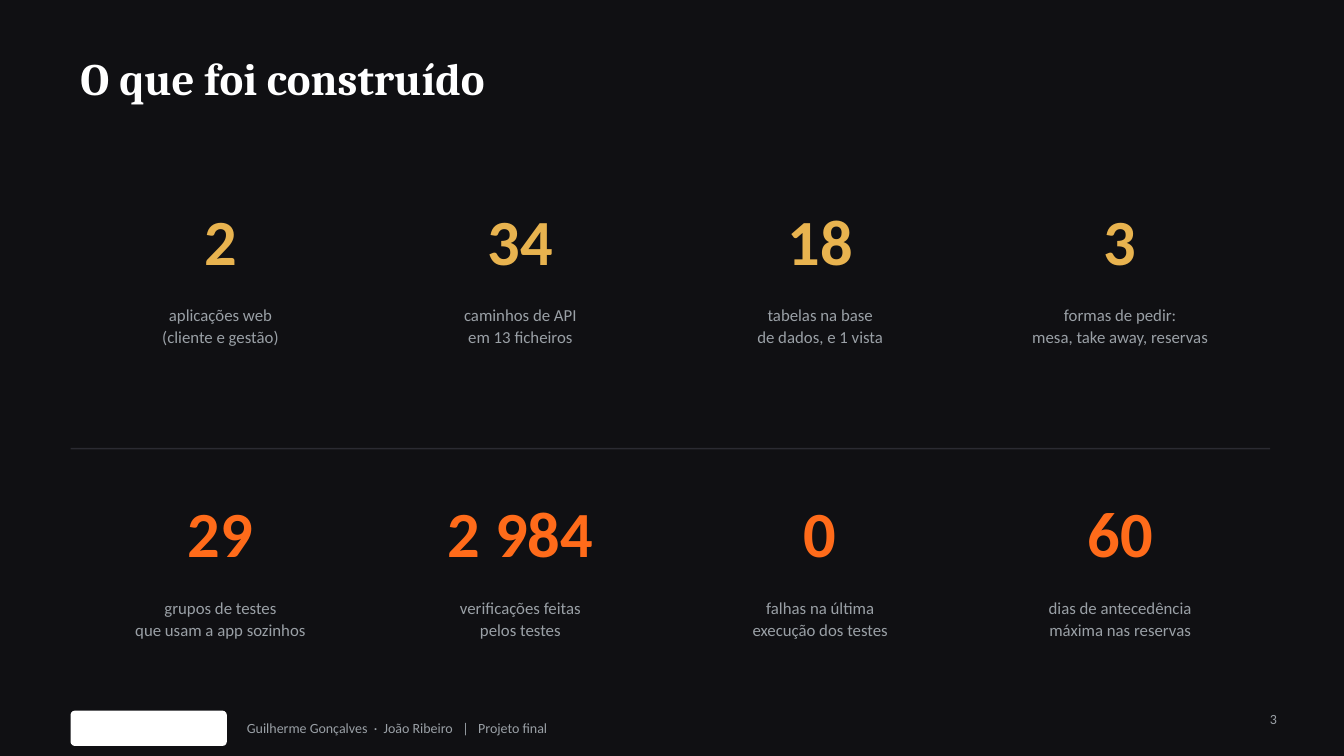
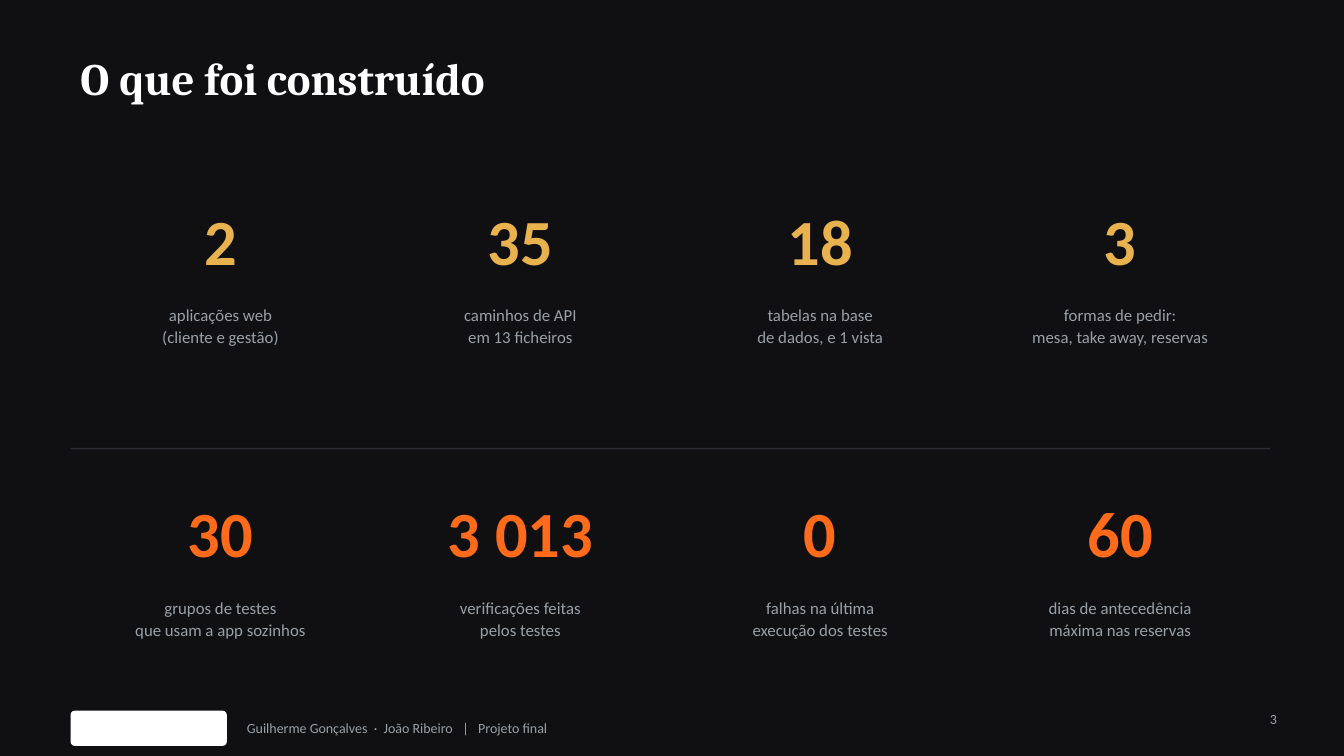
Before and after one commit to Azulindo/Projeto-Final, a slide deck: slide 3 of docs/apresentacao.pptx. Drawn at 1344x756 pixels with LibreOffice and Linux fonts; fonts in the diff are those of the drawing; background and template pictures are left out. Boxes give left, top, right and bottom in pixels: in the first picture for what was removed or moved away, otherwise in the second. Text is boxed around its words. In the diff, an @@ line names an element or a change of style, - is before the commit and + after.

```diff
--- a/docs/apresentacao.pptx
+++ b/docs/apresentacao.pptx
@@ text at (488,222,553,266): text changed @@
-34
+35
@@ text at (188,514,253,558): text changed @@
-29
+30
@@ text at (448,514,593,558): text changed @@
-2 984
+3 013
```
Also in this commit, not shown: 2 other slides changed, 12 other files.
